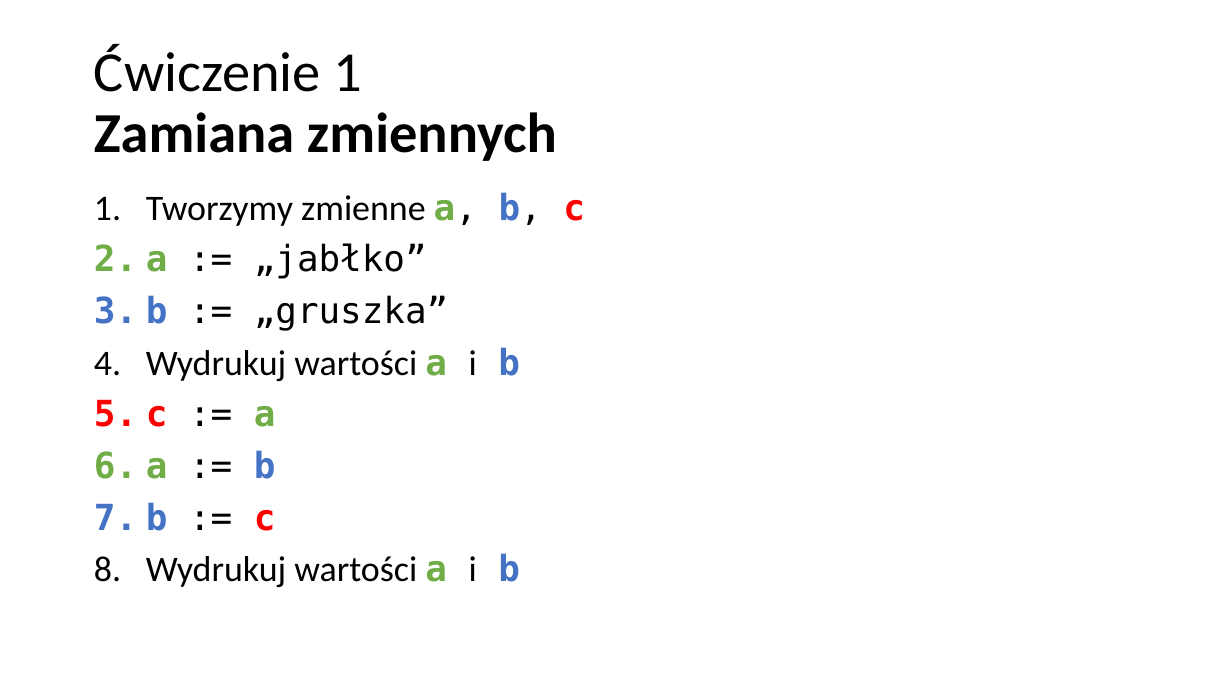
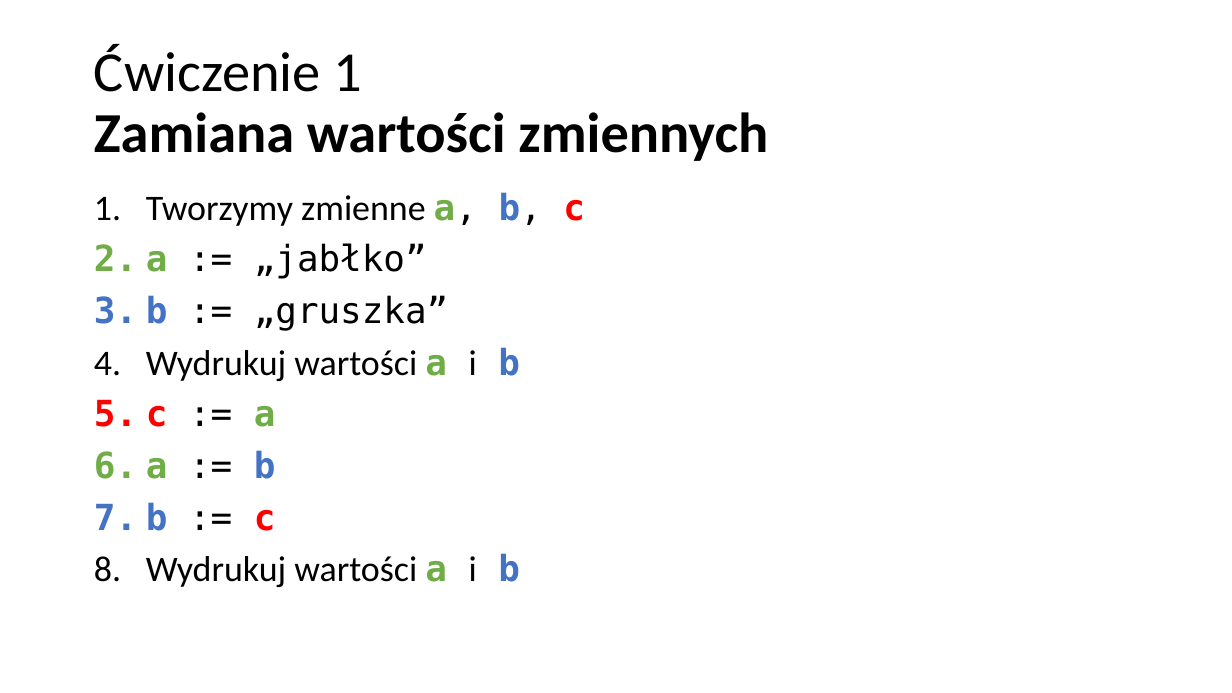
Before and after one commit to blackbat13/CS-HTiEW, a slide deck: slide 5 of Zmienne/II. Zmienne/Zmienne - ćwiczenia Blockly.pptx. Drawn at 1232x693 pixels with LibreOffice and Linux fonts; fonts in the diff are those of the drawing. Boxes give left, top, right and bottom in pixels: in the first picture for what was removed or moved away, otherwise in the second. Text is boxed around its words. In the diff, an @@ line names an element or a change of style, - is before the commit and + after.

```diff
--- a/Zmienne/II. Zmienne/Zmienne - ćwiczenia Blockly.pptx
+++ b/Zmienne/II. Zmienne/Zmienne - ćwiczenia Blockly.pptx
@@ title at bbox=[94, 44, 768, 161]: text changed @@
-Ćwiczenie 1
-Zamiana zmiennych
+Ćwiczenie 1
+Zamiana wartości zmiennych
```
Also in this commit, not shown: 1 other slide changed, 1 slide added.
